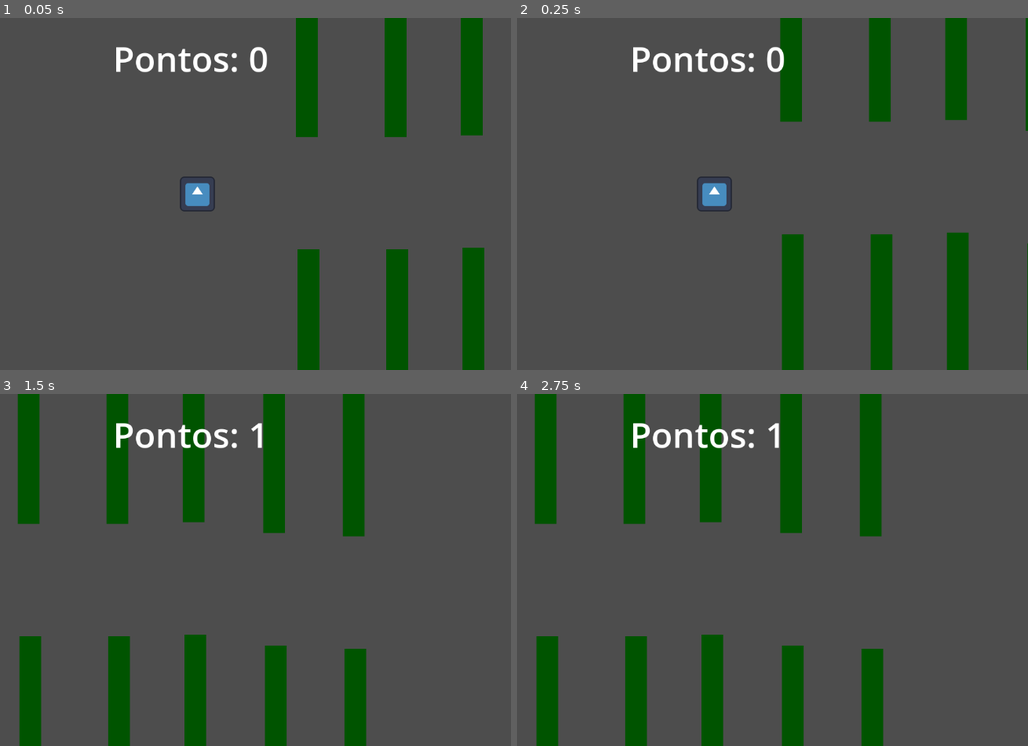
Above: before the commit, frames 1-4 (two rows, left to right).
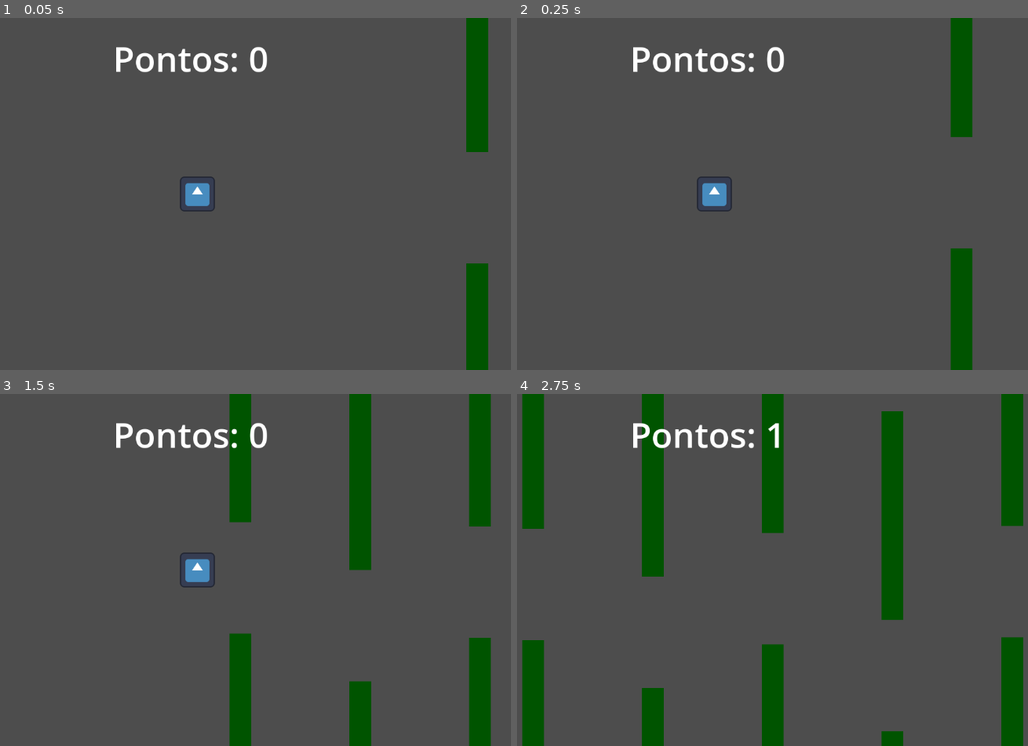
Above: after the commit, the same moments.

Repository: TarikPonciano/Tecnico-Jogos-Digitais-2025.07.11
Game: Godot game, scene res://game.tscn
Same seed, same stepped clock (60 frames per second), same inputs: the game is played once before the commit and once after it. The engine's default icon, where the game draws it, is replaced by a stand-in: a white triangle on a blue panel in a dark square.
Inputs:
- Up to frame 1 (0.05 s): no input
- Up to frame 2 (0.25 s): no input
- Up to frame 3 (1.5 s): tap Enter (ui_accept) at 0.5, 0.77 s
- Up to frame 4 (2.75 s): tap Enter (ui_accept) at 1.52 s

The runs differ from the first frame. In frame 1, 7.4% of the frame differs, in the area x 57-96%, y 0-100%; in frame 2, 7.6%; in frame 3, 20%; in frame 4, 25%, in the area x 1-100%, y 0-100%.

Commit message:
Criar Canos

Diff:
--- a/flappy-bird/Cenas/obstaculo.tscn
+++ b/flappy-bird/Cenas/obstaculo.tscn
@@ -9,11 +9,13 @@
 [node name="Obstaculo" type="Node2D"]
 
 [node name="CanoCima" parent="." instance=ExtResource("1_q7004")]
+position = Vector2(3, -49)
 
 [node name="CanoBaixo" parent="." instance=ExtResource("1_q7004")]
 position = Vector2(3, 540)
 
 [node name="ZonaPonto" type="Area2D" parent="."]
+position = Vector2(-2, -1)
 script = ExtResource("2_jo2yb")
 
 [node name="CollisionShape2D" type="CollisionShape2D" parent="ZonaPonto"]
--- a/flappy-bird/Cenas/obstaculo_cano.tscn
+++ b/flappy-bird/Cenas/obstaculo_cano.tscn
@@ -3,27 +3,29 @@
 [ext_resource type="Script" uid="uid://31ls2rot3kln" path="res://Cenas/obstaculo_cano.gd" id="1_qnt0s"]
 
 [sub_resource type="RectangleShape2D" id="RectangleShape2D_lqcce"]
-size = Vector2(33, 323)
+size = Vector2(32, 377)
 
 [sub_resource type="RectangleShape2D" id="RectangleShape2D_qnt0s"]
-size = Vector2(40, 334)
+size = Vector2(39, 384)
 
 [node name="ObstaculoCano" type="StaticBody2D"]
 script = ExtResource("1_qnt0s")
 
 [node name="ColorRect" type="ColorRect" parent="."]
+offset_top = 1.0
 offset_right = 40.0
-offset_bottom = 333.0
+offset_bottom = 385.0
 color = Color(3.66997e-07, 0.329689, 3.36915e-07, 1)
 
 [node name="CollisionShape2D" type="CollisionShape2D" parent="."]
-position = Vector2(19.5, 165.5)
+position = Vector2(20, 190.5)
 shape = SubResource("RectangleShape2D_lqcce")
 
 [node name="ZonaMorte" type="Area2D" parent="."]
+position = Vector2(1, -1)
 
 [node name="CollisionShape2D" type="CollisionShape2D" parent="ZonaMorte"]
-position = Vector2(19, 167)
+position = Vector2(18, 193)
 shape = SubResource("RectangleShape2D_qnt0s")
 debug_color = Color(0.968638, 0.178245, 0, 0.42)
 
--- a/flappy-bird/Cenas/zona_ponto.gd
+++ b/flappy-bird/Cenas/zona_ponto.gd
@@ -14,5 +14,6 @@
 func _on_body_entered(body: Node2D) -> void:
 	if body.name == "Jogador":
 		Global.pontos += 1
+		print(Global.pontos)
 
-		print(Global.pontos)
+		get_parent().get_parent().criar_cano()
--- /dev/null
+++ b/flappy-bird/game.gd
@@ -0,0 +1,13 @@
+extends Node2D
+
+@onready var cena_cano = preload("res://Cenas/obstaculo.tscn")
+
+func criar_cano():
+	# Cria uma cópia do cano
+	var novo_cano = cena_cano.instantiate()
+
+	novo_cano.position.x = 1760 + (220 * Global.pontos)
+
+	novo_cano.position.y = RandomNumberGenerator.new().randi_range(-100,100)
+
+	add_child(novo_cano)
--- a/flappy-bird/game.tscn
+++ b/flappy-bird/game.tscn
@@ -1,29 +1,39 @@
-[gd_scene load_steps=4 format=3 uid="uid://dmhuusfmbu62n"]
+[gd_scene load_steps=5 format=3 uid="uid://dmhuusfmbu62n"]
 
+[ext_resource type="Script" uid="uid://b0j7okpckx1xe" path="res://game.gd" id="1_fc0e3"]
 [ext_resource type="PackedScene" uid="uid://ypc3gfqpnk4k" path="res://Cenas/Jogador/jogador.tscn" id="2_e2o6t"]
 [ext_resource type="PackedScene" uid="uid://ddoen5a0w4ury" path="res://Cenas/obstaculo.tscn" id="2_feb5d"]
 [ext_resource type="PackedScene" uid="uid://biw7irp1u3d2o" path="res://hud.tscn" id="3_feb5d"]
 
 [node name="Game" type="Node2D"]
-
-[node name="Obstaculos" type="Node" parent="."]
-
-[node name="Obstaculo" parent="Obstaculos" instance=ExtResource("2_feb5d")]
-position = Vector2(246, -94)
-
-[node name="Obstaculo2" parent="Obstaculos" instance=ExtResource("2_feb5d")]
-position = Vector2(409, -94)
-
-[node name="Obstaculo3" parent="Obstaculos" instance=ExtResource("2_feb5d")]
-position = Vector2(549, -97)
-
-[node name="Obstaculo4" parent="Obstaculos" instance=ExtResource("2_feb5d")]
-position = Vector2(697, -77)
-
-[node name="Obstaculo5" parent="Obstaculos" instance=ExtResource("2_feb5d")]
-position = Vector2(843, -71)
+script = ExtResource("1_fc0e3")
+metadata/_edit_vertical_guides_ = [470.0]
 
 [node name="Jogador" parent="." instance=ExtResource("2_e2o6t")]
-position = Vector2(50, 343)
+position = Vector2(-286, 324)
 
 [node name="HUD" parent="." instance=ExtResource("3_feb5d")]
+
+[node name="Obstaculo" parent="." instance=ExtResource("2_feb5d")]
+position = Vector2(220, -88)
+
+[node name="Obstaculo2" parent="." instance=ExtResource("2_feb5d")]
+position = Vector2(440, 0)
+
+[node name="Obstaculo3" parent="." instance=ExtResource("2_feb5d")]
+position = Vector2(660, -80)
+
+[node name="Obstaculo4" parent="." instance=ExtResource("2_feb5d")]
+position = Vector2(880, 80)
+
+[node name="Obstaculo5" parent="." instance=ExtResource("2_feb5d")]
+position = Vector2(1100, -93)
+
+[node name="Obstaculo6" parent="." instance=ExtResource("2_feb5d")]
+position = Vector2(1320, -5)
+
+[node name="Obstaculo7" parent="." instance=ExtResource("2_feb5d")]
+position = Vector2(1540, -85)
+
+[node name="Obstaculo8" parent="." instance=ExtResource("2_feb5d")]
+position = Vector2(1760, 75)
--- a/flappy-bird/project.godot
+++ b/flappy-bird/project.godot
@@ -12,7 +12,7 @@
 
 config/name="Flappy Bird"
 run/main_scene="uid://dmhuusfmbu62n"
-config/features=PackedStringArray("4.4", "Mobile")
+config/features=PackedStringArray("4.5", "Mobile")
 config/icon="res://icon.svg"
 
 [autoload]
Not shown, added: flappy-bird/game.gd.uid
Not shown, changed: flappy-bird/icon.svg.import
